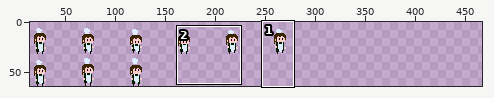
Pixel-art file: HorrorNarrative/Assets/All/Aseprite/baker.aseprite. The picture above shows the old version from afar; the outline marks the close-up.
Close-up. Old version:
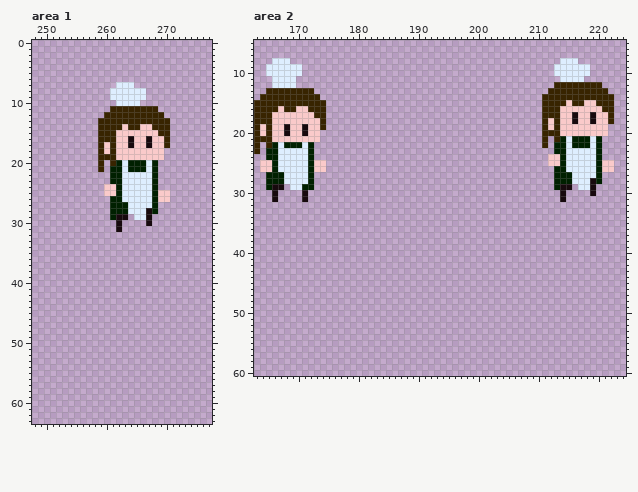
512x64 pixels, 1 frame. Shown: area 1: x 248..277, y 0..63; area 2: x 163..224, y 5..60. The wide view leaves out empty margins. The commit also changed other parts of the picture, which this record leaves out.
After the commit:
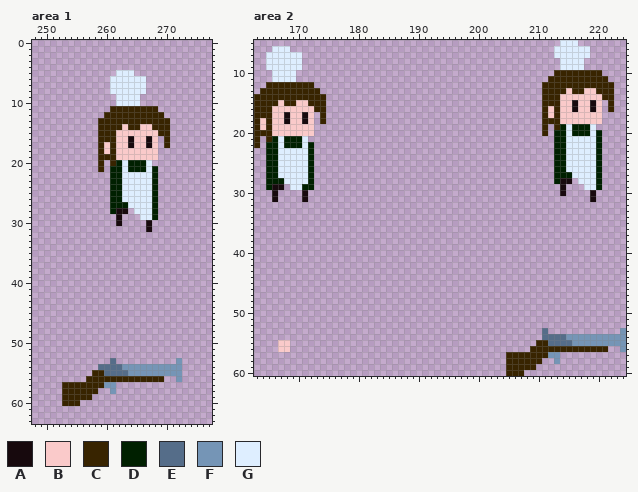
Palette (. is transparent): A #17090d  B #facaca  C #382400  D #002000  E #556d89  F #7595b6  G #deeeff
From old to new:
layer "Body" added
layer "Gun" added
layer "Layer 1" removed
Changed rows in their new state; - is an unchanged pixel.
Area 1:
first column x 261:
 5 -GGG--
 6 GGGGGG
 7 G---GG
 9 .----.
first column x 268:
16 -.
17 -.
18 -.
19 -.
20 .-
first column x 260:
24 .D---------
25 .D-------..
26 ---------..
28 --AA.--G---
29 -.-.-.-GD--
31 --.----A---
first column x 253:
53 --------E----------F
54 ------EEEEFFFFFFFFFF
55 -----CCEEEEFFFFFFFFF
56 ----CCCCCCCCCCCCC--F
57 CCCCCCCFF-----------
58 CCCCCC--F-----------
59 CCCCC---------------
60 CCC-----------------
Area 2:
first column x 163:
 5 ---------------------------------------------------GGG------
 6 ---GGG--------------------------------------------GGGGGG----
 7 --GGGGGG------------------------------------------GGGGGG----
 8 --G---GG----------------------------------------------G-----
 9 --------------------------------------------------.----.----
10 --.----.------------------------------------------CCCCCCCC--
11 -------------------------------------------------CCCCCCCCCC-
12 --CCCCCCCC--------------------------------------CC--------CC
13 -C--------C-------------------------------------C---B--BB--C
14 C----------C---------------------------------------BBBBBBB--
15 ----B--BB------------------------------------------B-AB-AB.-
16 ---B-BB--B---------------------------------------B---A--A-.-
17 -----A--A-.--------------------------------------B---B--B-..
18 -B---A--A-.--------------------------------------C---B--B-..
19 -----B--B-..-------------------------------------.-DGDDDG..-
20 -C---B--B-.--------------------------------------.DDGDDDGD.-
21 -.-DGDDDG..-------------------------------------.-D--GGG----
22 --D---------------------------------------------.----GGG----
23 .-----------------------------------------------------------
24 -------------------------------------------------.D---------
25 -.D-------..-------------------------------------.D-------..
26 -.D-------..----------------------------------------------..
27 ----G-------------------------------------------------------
28 ---------------------------------------------------AA.--G---
29 --------------------------------------------------.-.-.-GD--
31 ---------------------------------------------------.----A---
first column x 167:
53 --------------------------------------------E------------F
54 --------------------------------------------EEEEFFFFFFFFFF
55 BB-----------------------------------------CCEEEEFFFFFFFFF
56 BB----------------------------------------CCCCCCCCCCCCC--F
57 --------------------------------------CCCCCCCFF-----------
58 --------------------------------------CCCCCC--F-----------
59 --------------------------------------CCCCC---------------
60 --------------------------------------CCC-----------------
Where, in picture pixels (left, top, right, bottom), the same in both close-ups:
changed: (110, 70, 146, 100)
erased: (152, 136, 164, 166)
changed: (104, 184, 170, 232)
added: (62, 358, 182, 406)
changed: (542, 40, 614, 202)
changed: (254, 46, 326, 178)
added: (506, 328, 626, 376)
added: (278, 340, 290, 352)
